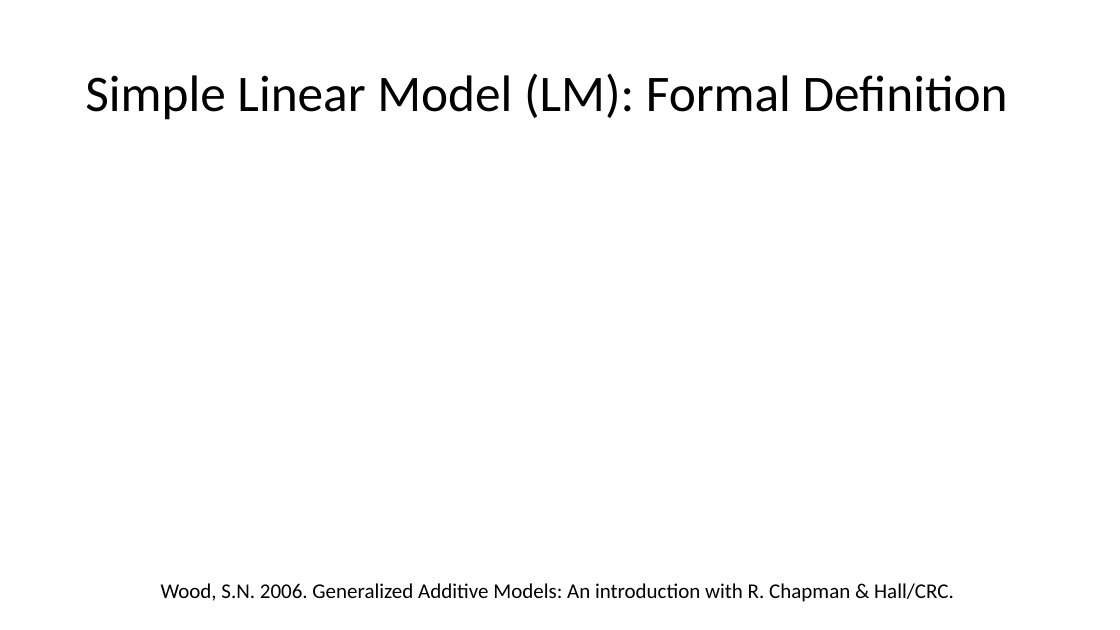
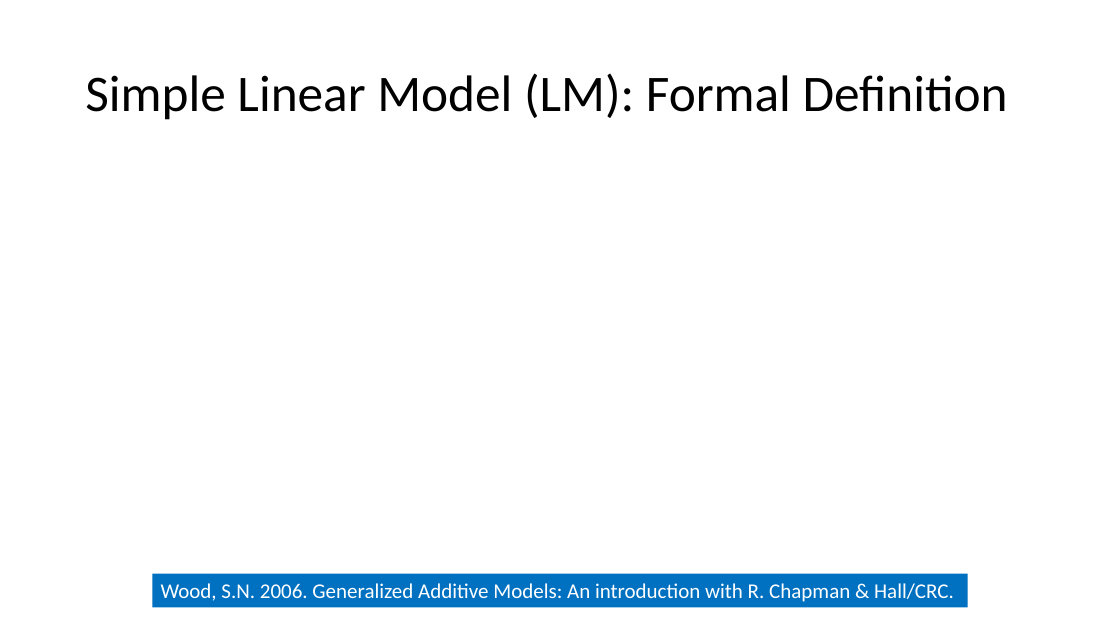
Before and after one commit to ELaBrecque-MMC/RegressionModelOverview, a slide deck: slide 7 of Notes/RegressionModelOverview.pptx. Drawn at 1120x630 pixels with LibreOffice and Linux fonts; fonts in the diff are those of the drawing; grey boxes stand for pictures. Boxes give left, top, right and bottom in pixels: in the first picture for what was removed or moved away, otherwise in the second. Text is boxed around its words. In the diff, an @@ line names an element or a change of style, - is before the commit and + after.

Commit message:
Adding Figures folder. Finished text for LMM. Moved all mixed model stuff to the end. Began intro slide for GLM.

```diff
--- a/Notes/RegressionModelOverview.pptx
+++ b/Notes/RegressionModelOverview.pptx
@@ rectangle "Wood, S.N. 2006. Generalized Additive ...": place and size @@
-rectangle "Wood, S.N. 2006. Generalized Additive ..." at box(161, 583, 954, 602)
+rectangle "Wood, S.N. 2006. Generalized Additive ..." at box(152, 574, 968, 607)
@@ rectangle "Wood, S.N. 2006. Generalized Additive ..." at box(152, 574, 968, 607): text colour #000000 to #FFFFFF; fill none to #0070C0 @@
```
Also in this commit, not shown: 3 other slides changed, 5 slides added, 1 other file.
